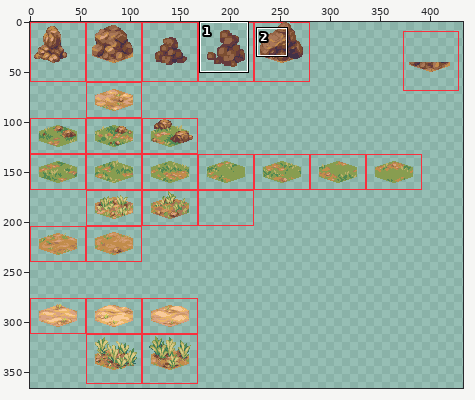
Two versions of one sprite sheet, public/assets/hex-tile-experiment-tiles.png. The picture above shows the old version from afar; the outline marks the close-up.
Close-up. Before the commit:
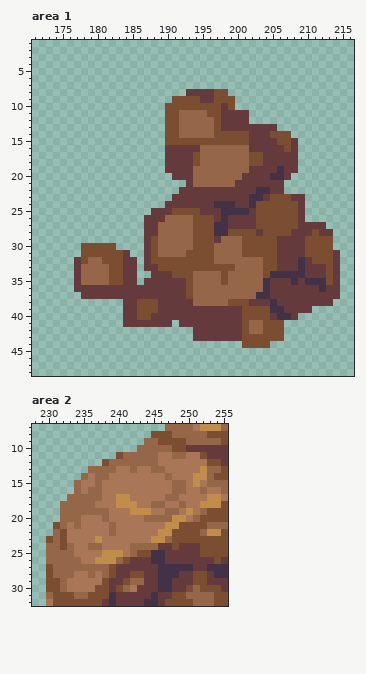
The file is 448x384 pixels. Shown: area 1: x 171..216, y 1..48; area 2: x 228..255, y 7..32. The wide view leaves out empty margins.
New version:
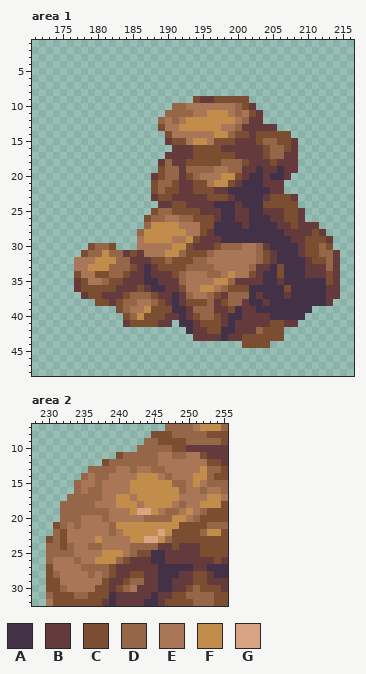
Palette (. is transparent): A #433147  B #653a3c  C #7b4d31  D #966648  E #a97758  F #c28c4b  G #daa383
Author's note on the commit: Rendered one of the sketched rocks.
Edits made:
Changed rows in their new state; - is an unchanged pixel.
Area 1:
first column x 177:
 8 ----------------......---------------
 9 --------------...------CC------------
10 -------------.DDEEEEEEEDCB-----------
11 -------------DD--EEFFFEDECB----------
12 ------------DEDEFFFFFFFEDBB----------
13 ------------CEEFFFFFFEED-------------
14 --------------EEEEEEFFD---CC---------
15 -------------B--EFFE---BB-CDD--------
16 -------------.---CCCCBBBB--CDD-------
17 ------------------CCCCCBBBBCDD-------
18 ------------BD--C-CCC---CBB-C--------
19 ------------CDD-D---EE--B-A----------
20 -----------BCDD-C-EEEFFC-AA----------
21 -----------CDDCB-CCEFFC-AAA----------
22 -----------CDCC--CCC--AAAA-----------
23 -----------BCC-----CCC-AA-------.----
24 ------------B-CC--------A-A-----.----
25 -----------CDD---------BBAABBB-------
26 ----------CDDEE-------A--AAABB-------
27 ----------DFFFFEEE----AA-AAAABB----.-
28 ---------DFFFFFFEE-B--AAAAAAAAB-----.
29 ---------EFFFFEEF-BB-AAAAAAAAAA-----B
30 -.-DD----EEEEEFFCBBBC---EEDBAAAA---D-
31 --DDFDD-CBEEEFF----DEEEEEED-BAAA---DD
32 EEEFFFDD-B---D---DDEEEEEEE--BAAA----D
33 EEFFFDDDCBA-----DDDDEEEEE-BBACAA----D
34 CEECCDDC-BA----DEEE--EFEECBA-C-------
35 -CEE-----BAA---DEEEEFF-BBBB-A-A-A----
36 -CCCCC---C-AA--CEEFFE-CCCAA-AACAAAA--
37 --CC---CDDDC--A-DEE-CB---AB-AA-AAAAA-
38 ---CCBCDDEEDC-A-CCC-BCDDBAA--AAAAAAA-
39 ------CDEEF-CCAA-DDD--CABBAA--AAAA---
40 -------CDF-CC--A-CDDC-AABBBBA--AA----
41 --------CCCC---AA-CCC-A-BBBB--BB-----
42 ----------------A--CCAA-BB-----------
43 ---------------------A---------------
Area 2:
first column x 231:
14 ------------FFF---
15 -----------FFFFFF-
16 -----------FFFFFFF
17 ------------FFFFFF
18 -------------FFFF-
19 ------------GGF---
21 ---------FFFFFFF--
22 ----------FFFFFG--
23 -----------FFGG---
26 EEE---------------
27 EEEE--------------
28 -EE---------------
29 -E----------------
Changed places in both close-ups, as pixel boxes (x1, y1, x2, y2):
changed: (74, 89, 333, 341)
changed: (116, 473, 179, 543)
changed: (53, 557, 81, 585)
